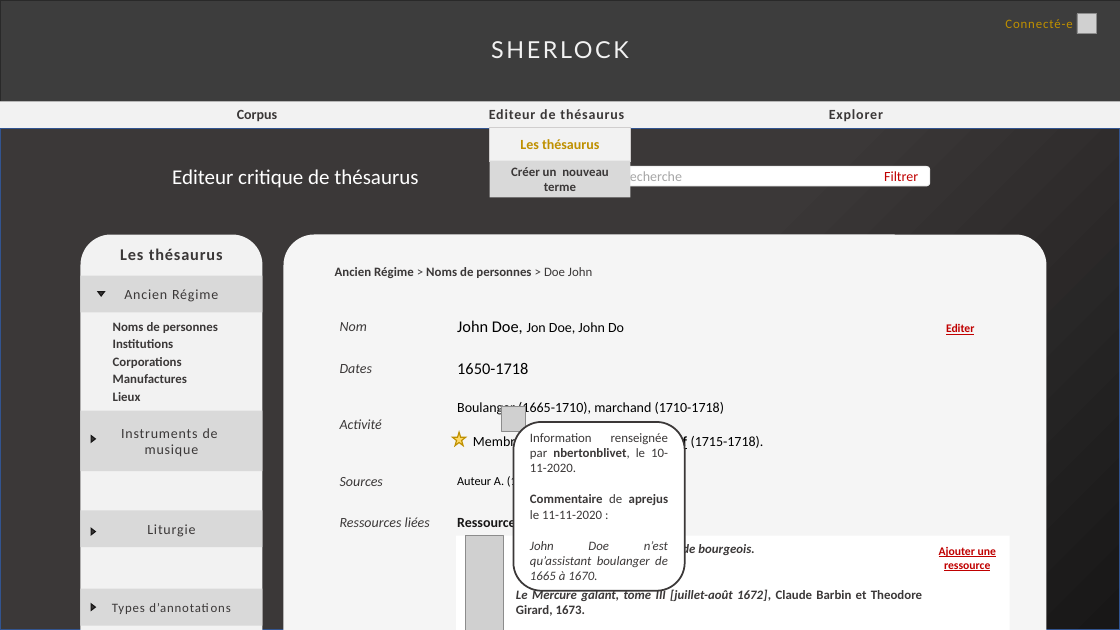
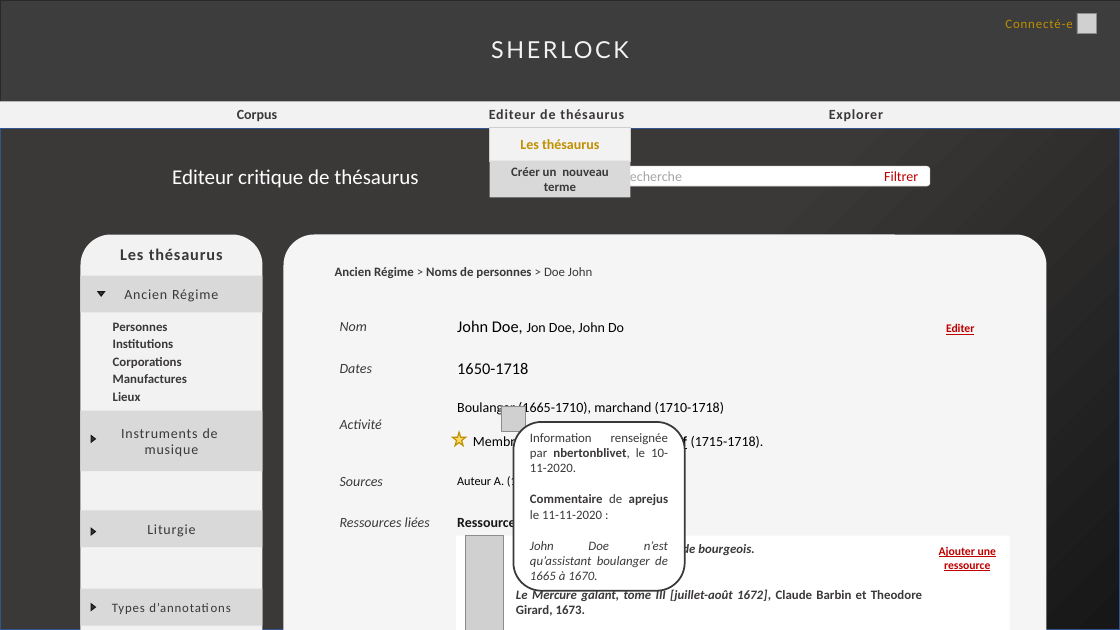
Before and after one commit to Amleth/SHERLOCK, a slide deck: slide 6 of modélisation/mercure-galant-thésaurus-ancien-régime/Ecrans.pptx. Drawn at 1120x630 pixels with LibreOffice and Linux fonts; fonts in the diff are those of the drawing; grey boxes stand for pictures. Boxes give left, top, right and bottom in pixels: in the first picture for what was removed or moved away, otherwise in the second. Text is boxed around its words. In the diff, an @@ line names an element or a change of style, - is before the commit and + after.

```diff
--- a/modélisation/mercure-galant-thésaurus-ancien-régime/Ecrans.pptx
+++ b/modélisation/mercure-galant-thésaurus-ancien-régime/Ecrans.pptx
@@ text at [113,322,168,331]: text changed @@
-Noms de personnes
+Personnes
```
Also in this commit, not shown: 6 other slides changed, 1 other file.
